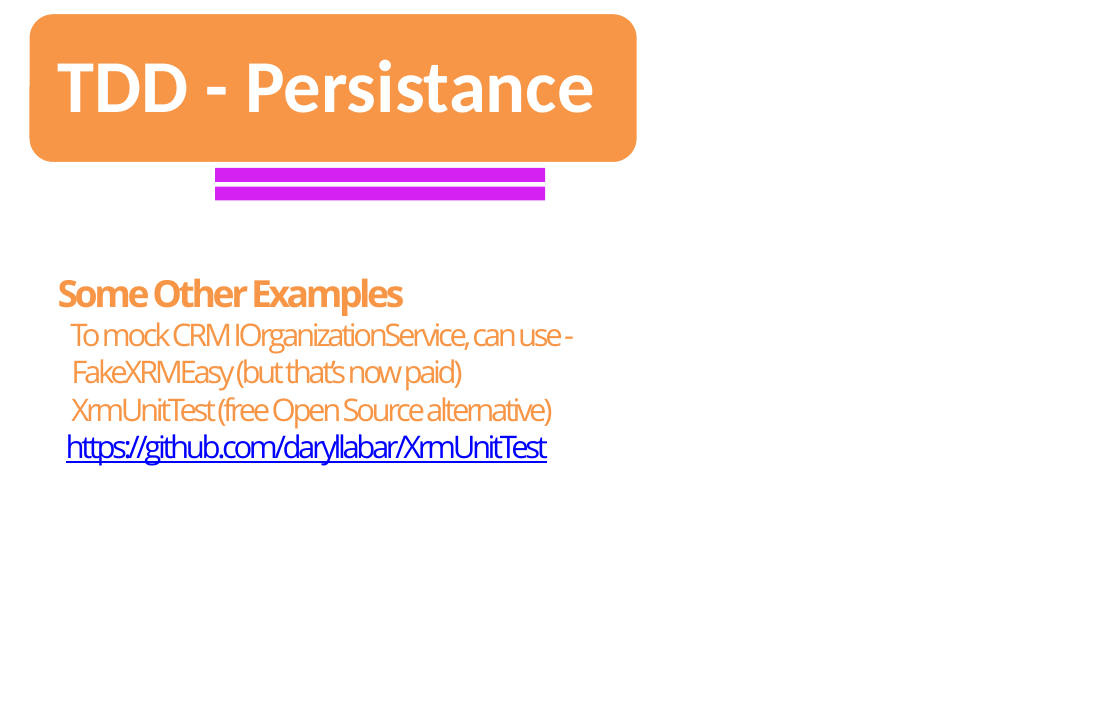
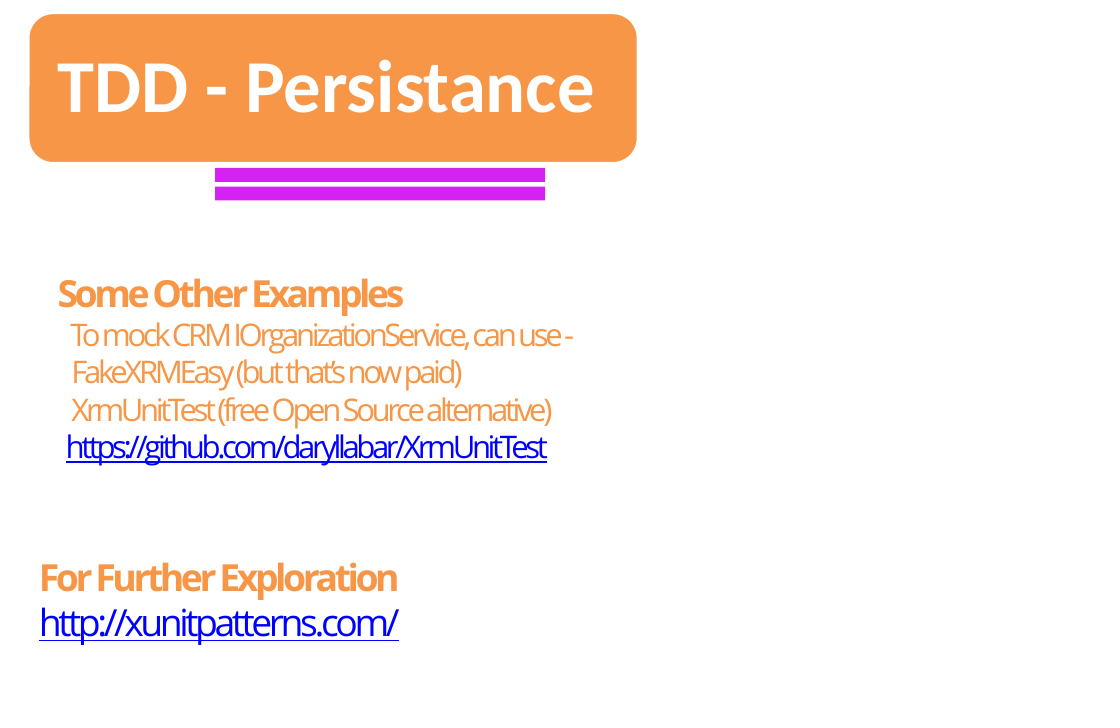
Before and after one commit to sandipray63in/My_Training_Session_Slides, a slide deck: slide 10 of TDD & BDD.pptx. Drawn at 1120x728 pixels with LibreOffice and Linux fonts; fonts in the diff are those of the drawing. Boxes give left, top, right and bottom in pixels: in the first picture for what was removed or moved away, otherwise in the second. Text is boxed around its words. In the diff, an @@ line names an element or a change of style, - is before the commit and + after.

Commit message:
Added some more useful(mostly free resource links) but need to do some proof reading w.r.t all slides of all trainings since there still seems some typos are there.

```diff
--- a/TDD & BDD.pptx
+++ b/TDD & BDD.pptx
@@ text added at <box>39,562,400,645</box>, 24 pt, text #0000FF, underline @@
+For Further Exploration
+http://xunitpatterns.com/
```
